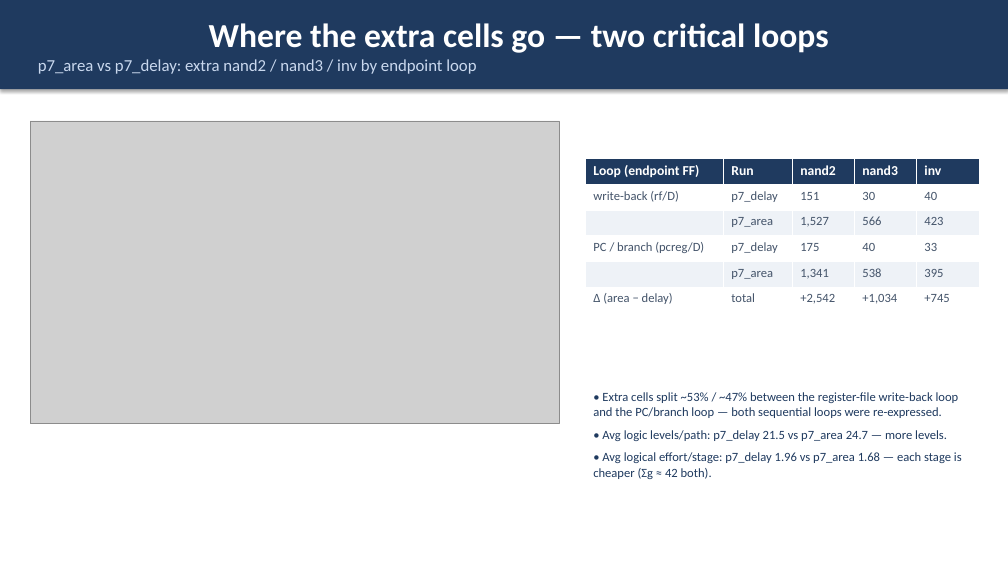
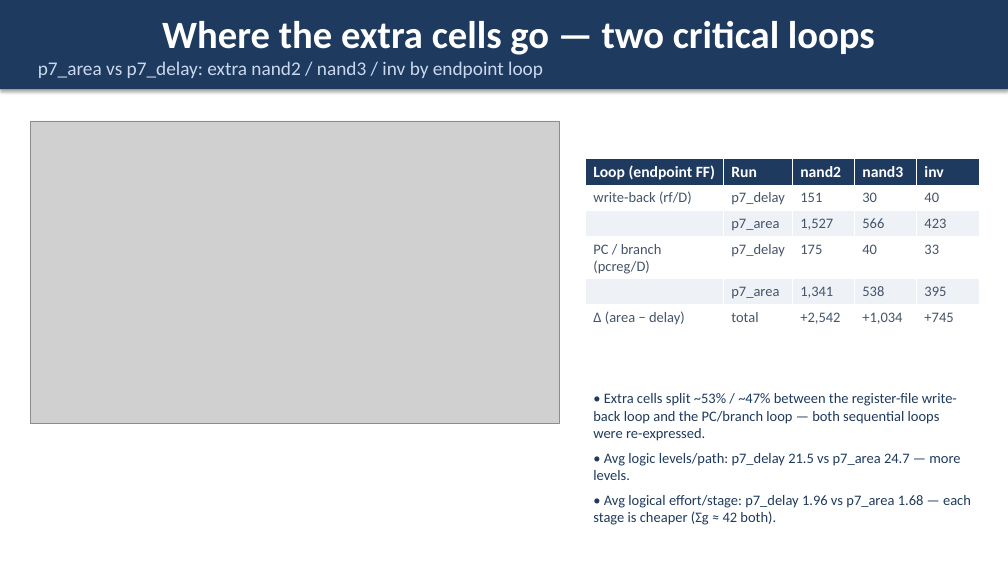
Before and after one commit to wuhannus/lunarch, a slide deck: slide 13 of flow/LUNARCH_AI_Driven_Chip_Design.pptx. Drawn at 1008x567 pixels with LibreOffice and Linux fonts; fonts in the diff are those of the drawing; grey boxes stand for pictures. Boxes give left, top, right and bottom in pixels: in the first picture for what was removed or moved away, otherwise in the second. Text is boxed around its words. In the diff, an @@ line names an element or a change of style, - is before the commit and + after.

```diff
--- a/flow/LUNARCH_AI_Driven_Chip_Design.pptx
+++ b/flow/LUNARCH_AI_Driven_Chip_Design.pptx
@@ rectangle "Where the extra cells go ..." at <box>0,0,1008,89</box>: size 32 to 36.8 pt in "Where the extra cells go — two ..."; size 16 to 18.4 pt in "p7_area vs p7_delay: extra nand2 / nand3 ..." @@
@@ table at <box>586,159,979,328</box> @@
@@ size 13 to 14.9 pt in "Loop (endpoint FF)", "Run", "nand2", "nand3" and 1 more places @@
@@ size 12 to 13.8 pt in "write-back (rf/D)", "p7_delay", "151", "30" and 19 more places @@
@@ text "• Extra cells split ~53% ..." at <box>593,393,971,525</box>: size 12 to 13.8 pt @@
```
Also in this commit, not shown: 18 other slides changed, 1 slide added, 1 other file.
